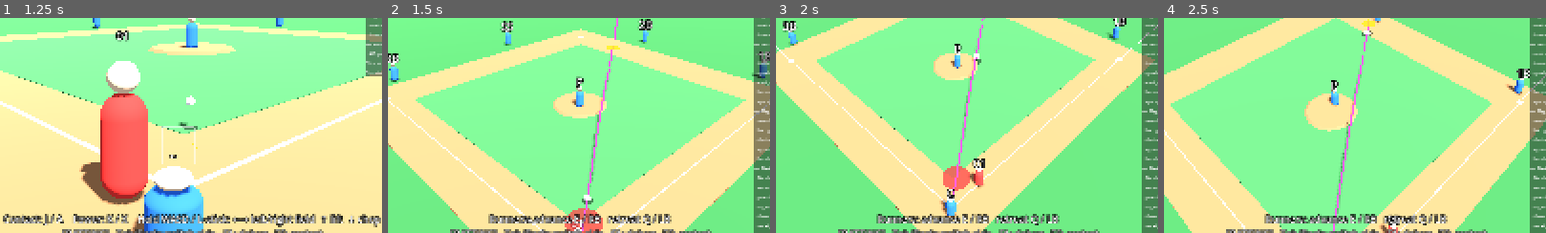
Above: before the commit, frames 1-4 (left to right).
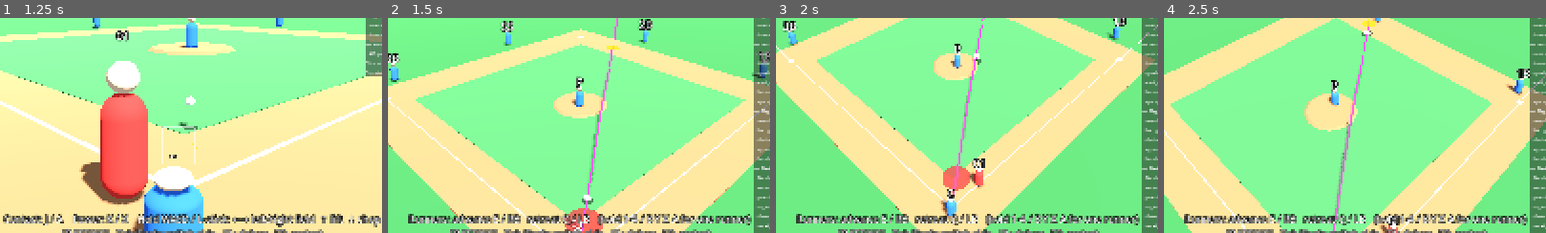
Above: after the commit, the same moments.

Repository: Dsoto1/sportball
Game: Godot game, scene res://app/main.tscn
The game is run twice, just before and just after one commit, with the same random seed, the same clock (stepped at 60 frames per second) and the same inputs.
Inputs (mouse positions are % of the whole screen's width and height, from its top left):
- Up to frame 1 (1.25 s): tap Enter at 0.5 s; move the mouse to (72, 45) at 0.52 s; hold Right from 0.53 s (still down); tap S (aim_down) at 0.6 s; click (72, 45) at 0.67 s
- Up to frame 2 (1.5 s): release Right at 1.25 s; drag from (30, 55) to (45, 70) at 1.27 s
- Up to frame 3 (2 s): no input
- Up to frame 4 (2.5 s): move the mouse to (60, 28) at 2.02 s; hold Right from 2.03 s (still down); tap D (aim_right) at 2.1 s
The pictures show only the part of the screen within x 25-75%, y 46-96%; the shares and areas given below are measured in that part.

Frame 1 is identical in both runs. In frame 2, 3.2% of the frame differs, in the area x 5-96%, y 91-97%; in frame 3, 3.2%; in frame 4, 3.2%.

Commit message:
Per-runner advance/retreat orders
On offense, hold a base button (1-4 / B Y X A) while pressing advance or
retreat to order only the runner on, heading to, or just off that base;
with no base held the order still goes to everyone. Only ordered runners
stop being AI-steered (a retreat to a runner on a bag means stay). The
view rings the runner a held base would pick.

Adds LivePlay.runner_for_base, tests for single-runner orders and the
lookup; bot exercises single-runner orders. 82 tests pass.

Co-Authored-By: Claude Opus 5.5 <noreply@anthropic.com>
Claude-Session: https://claude.ai/code/session_01PsCp2G5H7Zqre39tL8b4KQ

Diff:
--- a/app/match_director.gd
+++ b/app/match_director.gd
@@ -314,7 +314,11 @@
 	var t := _phase_time
 	if _play != null and _outcome == null:
 		_step_play(t)
-	_view.show_play(_bip, t, _play, _outcome, _live)
+	var selected: StringName = &""
+	if user_is_batting() and _play != null and _outcome == null and _held_base() > 0:
+		var r := _play.runner_for_base(_held_base())
+		selected = r.id if r != null else &""
+	_view.show_play(_bip, t, _play, _outcome, _live, selected)
 	_view.set_field_focus(_field_focus(t))
 	if _outcome == null:
 		return
@@ -331,7 +335,8 @@
 	var offense := {}
 	var move := Input.get_vector(&"aim_left", &"aim_right", &"aim_down", &"aim_up")
 	if user_is_batting():
-		offense = {"advance": Input.is_action_just_pressed(&"runner_advance"), "retreat": Input.is_action_just_pressed(&"runner_retreat")}
+		# Hold a base button to order just that runner; otherwise all of them.
+		offense = {"advance": Input.is_action_just_pressed(&"runner_advance"), "retreat": Input.is_action_just_pressed(&"runner_retreat"), "base": _held_base()}
 	else:
 		for base in [1, 2, 3, 4]:
 			if Input.is_action_just_pressed(StringName("throw_base_%d" % base)):
@@ -360,6 +365,14 @@
 		_finish_play(_play.outcome())
 
 
+## Base button held down (1..4), or 0.
+func _held_base() -> int:
+	for base in [1, 2, 3, 4]:
+		if Input.is_action_pressed(StringName("throw_base_%d" % base)):
+			return base
+	return 0
+
+
 func _drain_play_events() -> void:
 	while _play_event_cursor < _play.events.size():
 		var e: Dictionary = _play.events[_play_event_cursor]
@@ -467,7 +480,7 @@
 			if _outcome != null:
 				base = "Skip: J / A"
 			elif user_is_batting():
-				base = "Runners: advance E / RB   retreat Q / LB"
+				base = "Runners: advance E / RB   retreat Q / LB   (hold 1-4 / B Y X A for one runner)"
 			else:
 				base = "Run: WASD / L-stick   Dive: Shift / RT   Switch: F / LT   Throw (again to relay) 1st-2nd-3rd-home: 1-4 / B Y X A"
 	return "%s\n[%s]   Tab/Back: switch side   F1: debug   F5: restart" % [base, role]
--- a/baseball/running/live_play.gd
+++ b/baseball/running/live_play.gd
@@ -282,28 +282,68 @@
 			r.go_time = maxf(r.go_time, time + tuning.runner_read_delay)
 
 
+## offense: {advance, retreat, base}. base 0 (or absent) orders every
+## runner; 1..4 orders only the runner on, heading to, or just off that base.
+## A runner given an order is no longer steered by the AI.
 func _apply_offense(offense: Dictionary) -> void:
-	if offense.get("advance", false):
+	var advance: bool = offense.get("advance", false)
+	var retreat: bool = offense.get("retreat", false)
+	if not advance and not retreat:
+		return
+	var base: int = offense.get("base", 0)
+	var picked := runner_for_base(base) if base > 0 else null
+	if base > 0 and picked == null:
+		return
+	if advance:
 		# Lead runner first so trailing runners never pass them.
 		for r in _ordered(true):
-			var next := r.target + 1
-			if r.state == State.WAITING:
-				next = r.start_base + 1
-			elif r.state == State.RUNNING and r.target * BASE < r.s:
-				next = ceili((r.s + 0.01) / BASE)  # turn around and go forward
-			next = mini(next, HOME_PLATE)
-			if next != r.target and not _blocked(r, next):
-				_set_target(r, next, 0.0)
-			r.human = true
-	if offense.get("retreat", false):
+			if picked == null or r == picked:
+				_order_advance(r)
+	if retreat:
 		for r in _ordered(false):
-			if r.state != State.RUNNING or forced_now(r, r.target):
-				r.human = true
+			if picked == null or r == picked:
+				_order_retreat(r)
+
+
+## The runner a base button refers to: standing on it, else heading to it,
+## else the one who just left it.
+func runner_for_base(base: int) -> Runner:
+	for pass_kind in 3:
+		for r in runners:
+			if r.state == State.OUT or r.state == State.SCORED:
 				continue
-			var back := floori((r.s - 0.01) / BASE)
-			if back >= 1 and back != r.target and not _blocked(r, back):
-				_set_target(r, back, tuning.runner_reverse_time)
-			r.human = true
+			match pass_kind:
+				0:
+					if (r.state == State.ON_BASE or r.state == State.WAITING) and r.target == base:
+						return r
+				1:
+					if r.state == State.RUNNING and r.target == base:
+						return r
+				2:
+					if r.state == State.RUNNING and floori((r.s - 0.01) / BASE) == base:
+						return r
+	return null
+
+
+func _order_advance(r: Runner) -> void:
+	var next := r.target + 1
+	if r.state == State.WAITING:
+		next = r.start_base + 1
+	elif r.state == State.RUNNING and r.target * BASE < r.s:
+		next = ceili((r.s + 0.01) / BASE)  # turn around and go forward
+	next = mini(next, HOME_PLATE)
+	if next != r.target and not _blocked(r, next):
+		_set_target(r, next, 0.0)
+	r.human = true
+
+
+func _order_retreat(r: Runner) -> void:
+	r.human = true  # on a bag this means "stay"
+	if r.state != State.RUNNING or forced_now(r, r.target):
+		return
+	var back := floori((r.s - 0.01) / BASE)
+	if back >= 1 and back != r.target and not _blocked(r, back):
+		_set_target(r, back, tuning.runner_reverse_time)
 
 
 func _ai_runner(r: Runner) -> void:
--- a/presentation/match/match_view.gd
+++ b/presentation/match/match_view.gd
@@ -130,7 +130,7 @@
 const COVER_PREFERENCE := {1: [&"1b", &"p", &"2b"], 2: [&"2b", &"ss"], 3: [&"3b", &"ss"], 4: [&"c", &"p"]}
 
 
-func show_play(bip: BallInPlay, t: float, play: LivePlay, outcome: PlayOutcome, live: LiveFielding = null) -> void:
+func show_play(bip: BallInPlay, t: float, play: LivePlay, outcome: PlayOutcome, live: LiveFielding = null, selected_runner: StringName = &"") -> void:
 	_zone.visible = false
 	var fielding := bip.fielding
 	var secured := play != null and play.ball != LivePlay.Ball.LOOSE
@@ -189,6 +189,10 @@
 			var actor: ActorView = _runners.get(r.id)
 			if actor == null:
 				continue
+			if r.id == selected_runner:
+				# The runner the held base button would order.
+				_control_ring.visible = true
+				_control_ring.position = play.runner_position(r) + Vector3.UP * 0.05
 			actor.visible = r.state != LivePlay.State.OUT and r.state != LivePlay.State.SCORED
 			actor.position = play.runner_position(r)
 			actor.face(play.runner_position(r).move_toward(FieldLayout.base_position(r.target), 1.0) + Vector3(0.0, 0.0, 0.001))
--- a/tests/unit/test_live_play.gd
+++ b/tests/unit/test_live_play.gd
@@ -207,3 +207,35 @@
 	play.step(tuning().sim_play_step, {"throw": 4})
 	var outcome := _run(play)
 	check_eq(outcome.final_bases[0], &"r1", "runner stays at first")
+
+
+func test_base_button_orders_one_runner() -> void:
+	# Fly ball in the air: both runners are frozen near their bags.
+	var play := _play(_bases(&"r1", &"r2"), 0, _fielded(Vector3(0, 0, -86), 3.4, true), [36.0, 32.0, 0.0])
+	_step_until(play, 0.5)
+	play.step(tuning().sim_play_step, {}, {"advance": true, "base": 2})
+	check_eq(play.runner(&"r2").target, 3, "runner on second goes")
+	check_eq(play.runner(&"r1").target, 1, "runner on first stays")
+	check(play.runner(&"r2").human, "ordered runner is the player's")
+	check(not play.runner(&"r1").human, "the other is still AI-run")
+	_step_until(play, 1.2)
+	play.step(tuning().sim_play_step, {}, {"retreat": true, "base": 3})
+	check_eq(play.runner(&"r2").target, 2, "runner heading to third sent back")
+
+
+func test_runner_for_base_lookup() -> void:
+	var play := _play(_bases(&"r1", &"", &"r3"), 0, _fielded(Vector3(-9, 0, -34), 1.0))
+	check_eq(play.runner_for_base(1).id, &"r1", "standing on first")
+	check_eq(play.runner_for_base(3).id, &"r3", "standing on third")
+	check_eq(play.runner_for_base(1).id, &"r1", "batter is not on first yet")
+	check(play.runner_for_base(2) == null, "nobody at second")
+	_step_until(play, 0.8)
+	check_eq(play.runner_for_base(2).id, &"r1", "forced runner heading to second")
+
+
+func test_no_base_orders_everyone() -> void:
+	var play := _play(_bases(&"r1", &"r2"), 0, _fielded(Vector3(0, 0, -86), 3.4, true), [36.0, 32.0, 0.0])
+	_step_until(play, 0.5)
+	play.step(tuning().sim_play_step, {}, {"advance": true})
+	check_eq(play.runner(&"r2").target, 3, "lead runner goes")
+	check_eq(play.runner(&"r1").target, 2, "trail runner goes")
--- a/tools/playtest_bot.gd
+++ b/tools/playtest_bot.gd
@@ -95,6 +95,8 @@
 			if live != null and not live.is_secured():
 				_steer(live)
 			if batting and _director.phase_time() > 0.3 and _rng.randf() < 0.01:
+				if _rng.randf() < 0.5:
+					_press(StringName("throw_base_%d" % _rng.randi_range(1, 4)))  # single runner
 				_press(&"runner_advance" if _rng.randf() < 0.6 else &"runner_retreat")
 			if not batting and _director.phase_time() > 0.5 and _rng.randf() < 0.02:
 				_press(StringName("throw_base_%d" % _rng.randi_range(1, 4)))
Not shown, changed: README.md
Not shown, changed: docs/DECISIONS.md
Not shown, changed: docs/PHASE0_REPORT.md
